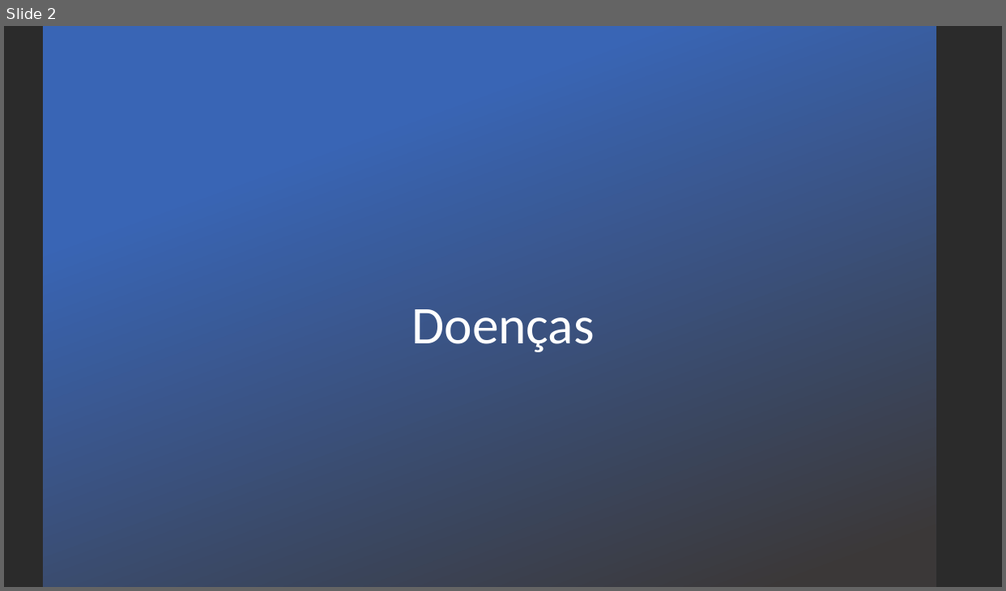
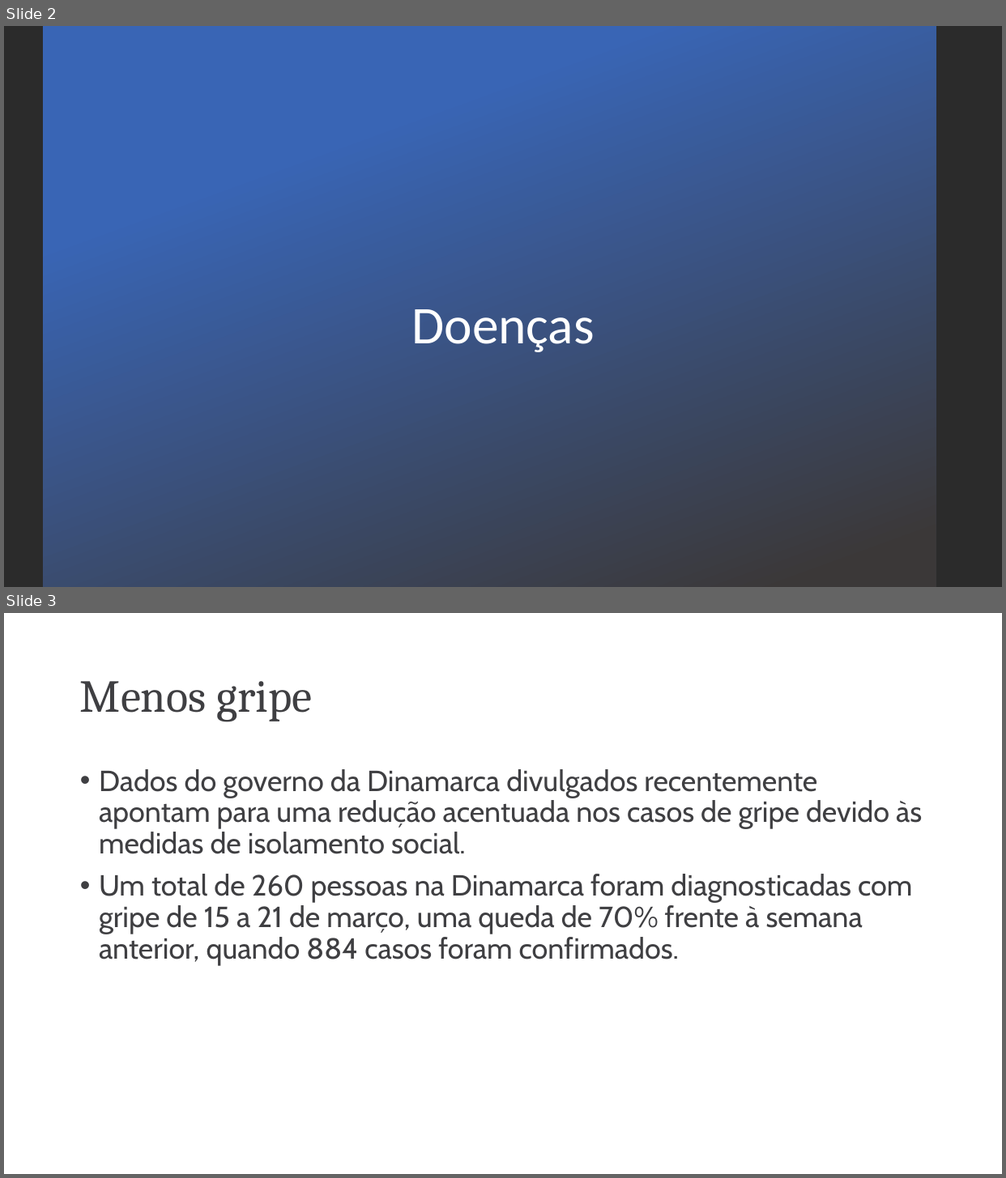
Before and after one commit to GabrielMCS01/CTI-TP, a slide deck: VantagensSociais.pptx. Shown one above the other, each under a label of ours: slide 2 before the commit, slides 2 and 3 after it. The pictures are 1006x591 and 1006x1178 pixels, drawn with LibreOffice and Linux fonts; fonts in the diff are those of the drawing; background and template pictures are left out; a plain dark background stands for a picture behind light text. Boxes give left, top, right and bottom in pixels: in the first picture for what was removed or moved away, otherwise in the second. Text is boxed around its words. In the diff, an @@ line names an element or a change of style, - is before the commit and + after.

```diff
--- a/VantagensSociais.pptx
+++ b/VantagensSociais.pptx
@@ slide 3 added at (4,613,1002,1174), background #FFFFFF @@
@@ title added at (80,681,312,722), 44 pt, text #3F3F42 @@
+Menos gripe
@@ text added at (99,769,922,965), 28 pt, text #3F3F42 @@
+• Dados do governo da Dinamarca divulgados recentemente apontam para uma redução acentuada nos casos de gripe devido às medidas de isolamento social.
+• Um total de 260 pessoas na Dinamarca foram diagnosticadas com gripe de 15 a 21 de março, uma queda de 70% frente à semana anterior, quando 884 casos foram confirmados.
```
Also in this commit, not shown: 1 slide changed, 3 other slides added, 2 slides removed.
